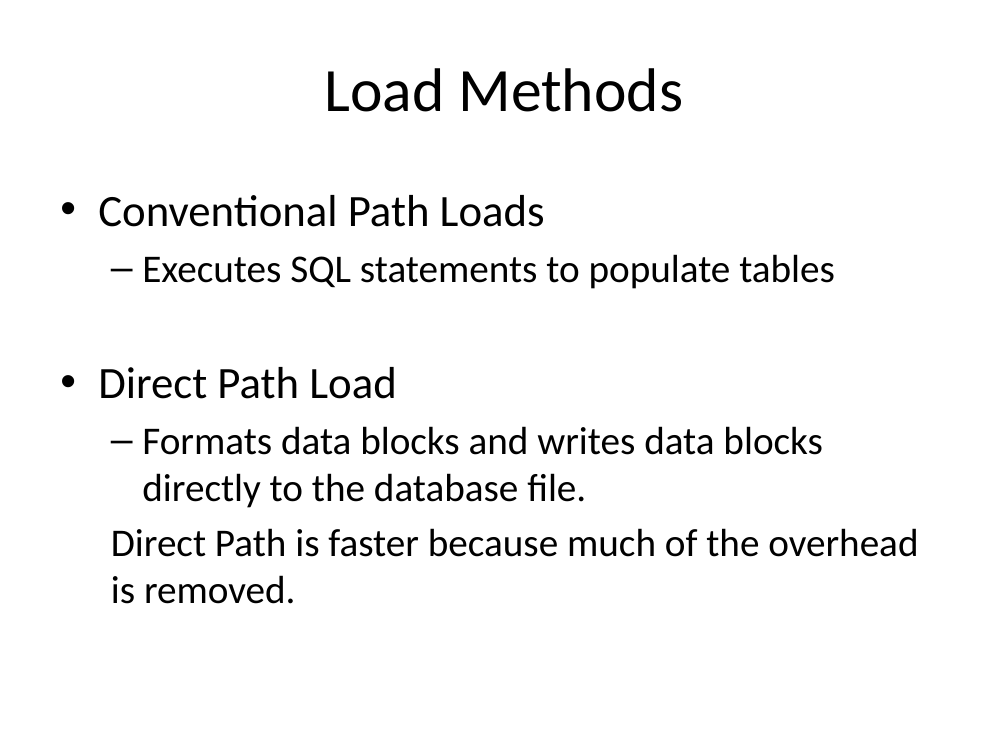
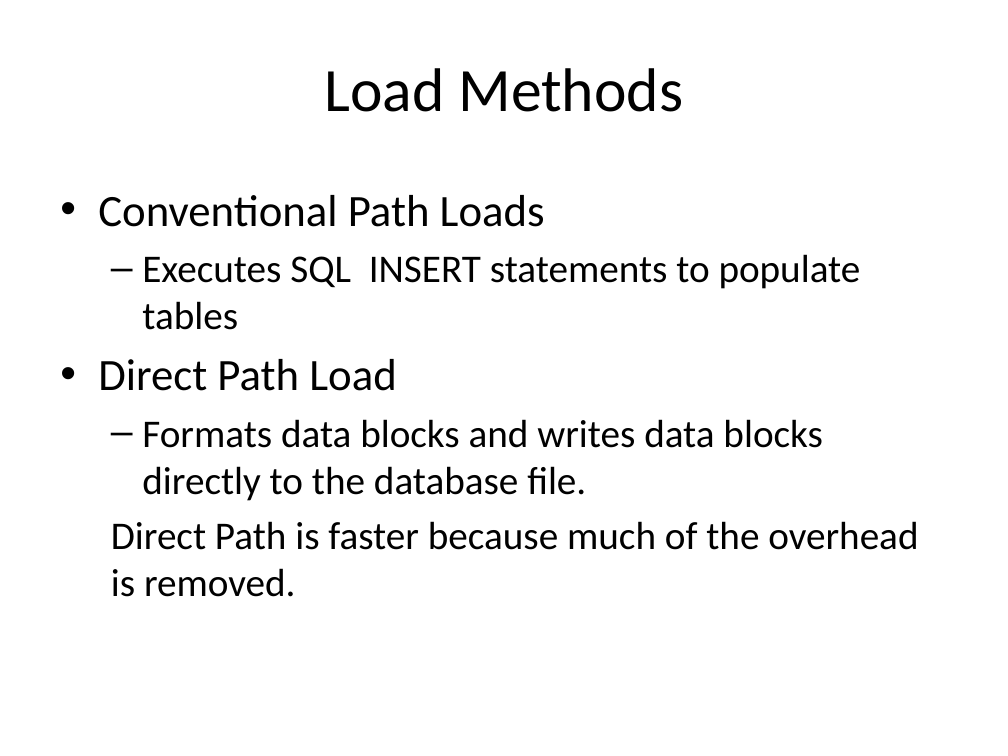
Before and after one commit to dottie333/dorothybox, a slide deck: slide 8 of SQLLDR/SQL_loader_simplified.pptx. Drawn at 1008x756 pixels with LibreOffice and Linux fonts; fonts in the diff are those of the drawing. Boxes give left, top, right and bottom in pixels: in the first picture for what was removed or moved away, otherwise in the second. Text is boxed around its words. In the diff, an @@ line names an element or a change of style, - is before the commit and + after.

Commit message:
SQL_Loader_Oracle12c

```diff
--- a/SQLLDR/SQL_loader_simplified.pptx
+++ b/SQLLDR/SQL_loader_simplified.pptx
@@ text at (142,254,861,330): text changed @@
-  – Executes SQL statements to populate tables
+  – Executes SQL INSERT statements to populate tables
```
